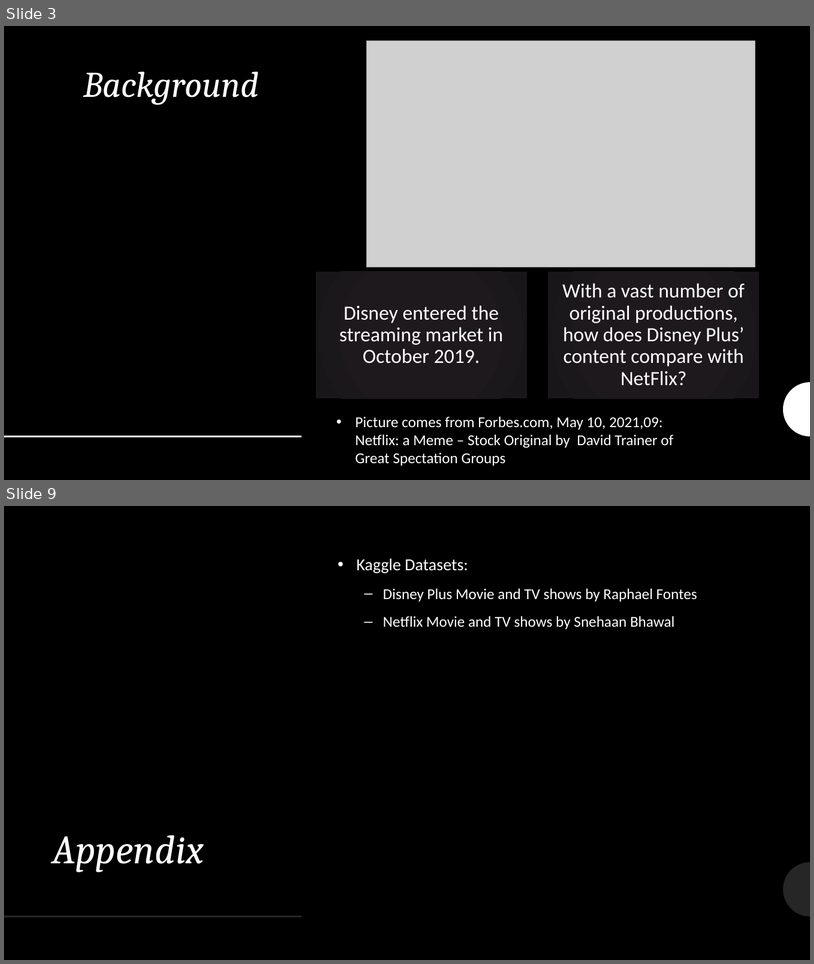
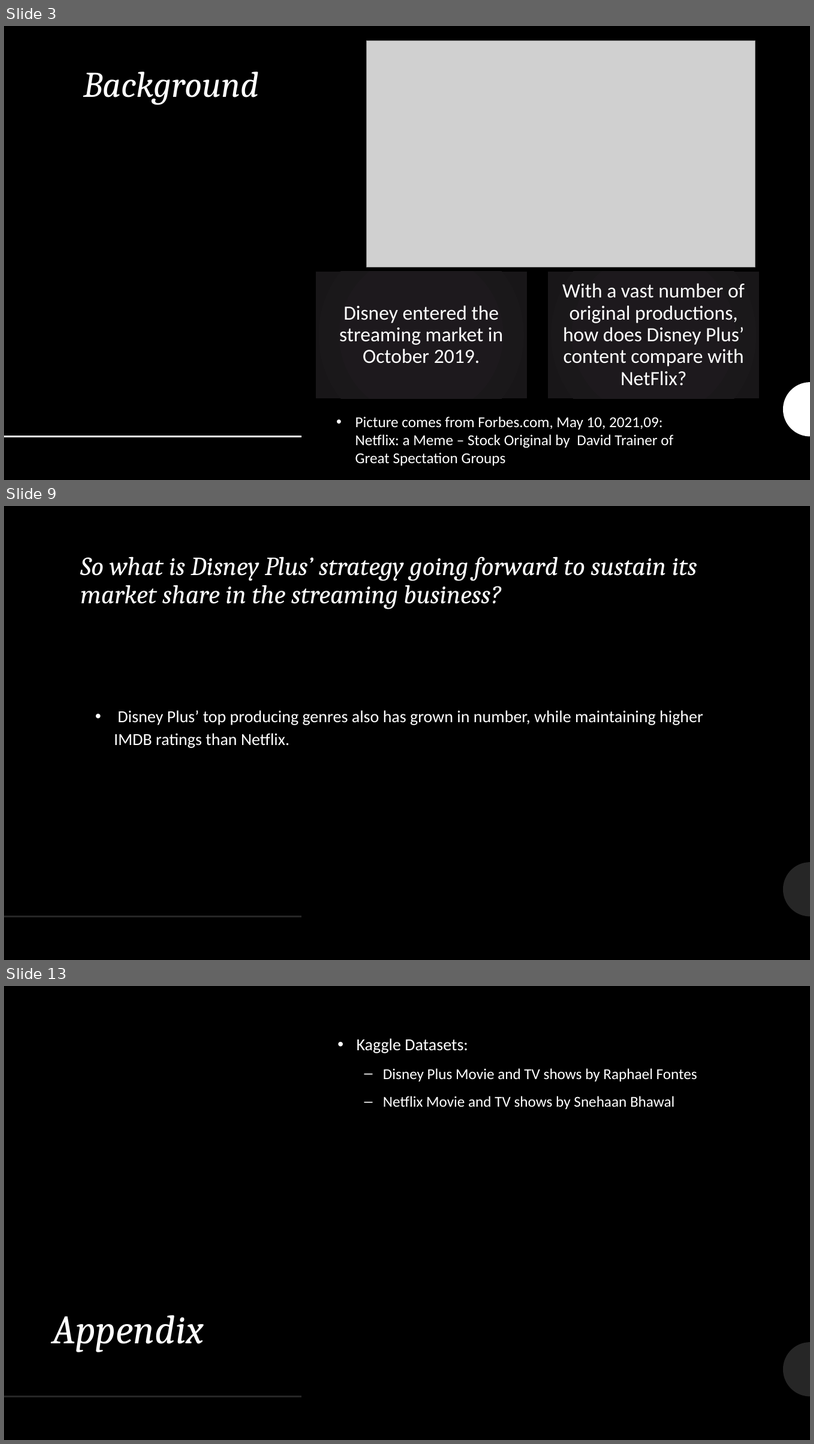
Before and after one commit to qwang27/Python_Into_Project, a slide deck: Analysis of Disney Plus Competitiveness over Netflix.pptx. Shown one above the other, each under a label of ours: slides 3 and 9 before the commit, slides 3, 9 and 13 after it; the slides between them are not shown. The pictures are 814x964 and 814x1444 pixels, drawn with LibreOffice and Linux fonts; fonts in the diff are those of the drawing; grey boxes stand for pictures. Boxes give left, top, right and bottom in pixels: in the first picture for what was removed or moved away, otherwise in the second. Text is boxed around its words. In the diff, an @@ line names an element or a change of style, - is before the commit and + after.

```diff
--- a/Analysis of Disney Plus Competitiveness over Netflix.pptx
+++ b/Analysis of Disney Plus Competitiveness over Netflix.pptx
@@ slide 9 added at [4,506,810,960], background #000000; not listed: 2 template elements that a slide beside it also shows @@
@@ title added at [80,556,698,609], 31 pt, text #FFFFFF, italic @@
+So what is Disney Plus’ strategy going forward to sustain its market share in the streaming business?
@@ text added at [114,710,704,748], 20 pt, text #FFFFFF @@
+• Disney Plus’ top producing genres also has grown in number, while maintaining higher IMDB ratings than Netflix.
@@ what was slide 9 is now slide 13 @@
```
Also in this commit, not shown: 3 slides changed, 5 other slides added, 2 slides removed, 3 other files.
